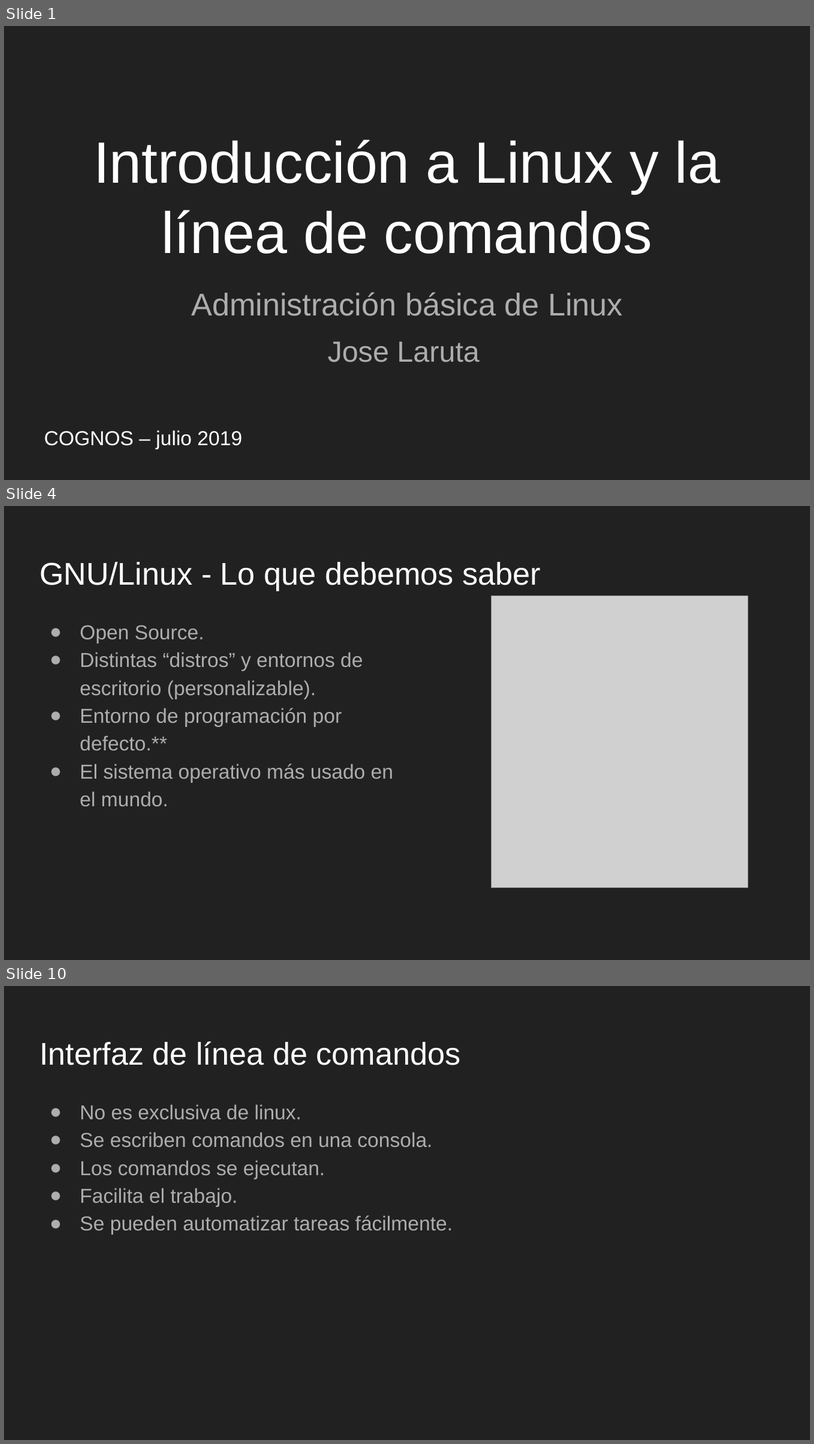
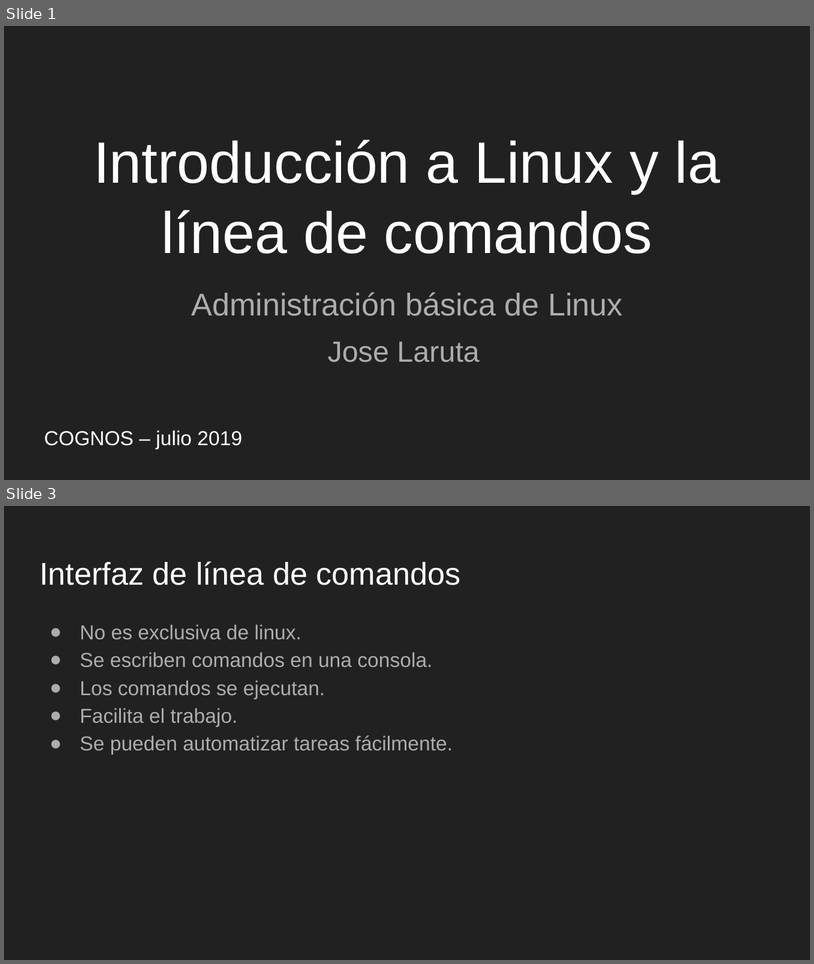
Before and after one commit to tabris2015/LNX101_102, a slide deck: slides/Sesion6.odp. Shown one above the other, each under a label of ours: slides 1, 4 and 10 before the commit, slides 1 and 3 after it; the slides between them are not shown. The pictures are 814x1444 and 814x964 pixels, drawn with LibreOffice and Linux fonts; fonts in the diff are those of the drawing; grey boxes stand for pictures. Boxes give left, top, right and bottom in pixels: in the first picture for what was removed or moved away, otherwise in the second. Text is boxed around its words. In the diff, an @@ line names an element or a change of style, - is before the commit and + after.

```diff
--- a/slides/Sesion6.odp
+++ b/slides/Sesion6.odp
@@ slide 4 removed at <box>4,506,810,960</box>, background #212121 @@
@@ title removed at <box>39,562,541,591</box> @@
-GNU/Linux - Lo que debemos saber
@@ picture removed at <box>491,595,747,888</box> @@
@@ text removed at <box>80,625,393,807</box> @@
-● Open Source.
-● Distintas “distros” y entornos de escritorio (personalizable).
-● Entorno de programación por defecto.**
-● El sistema operativo más usado en el mundo.
@@ what was slide 10 is now slide 3 @@
```
Also in this commit, not shown: 2 slides changed, 6 other slides removed, 1 other file.
